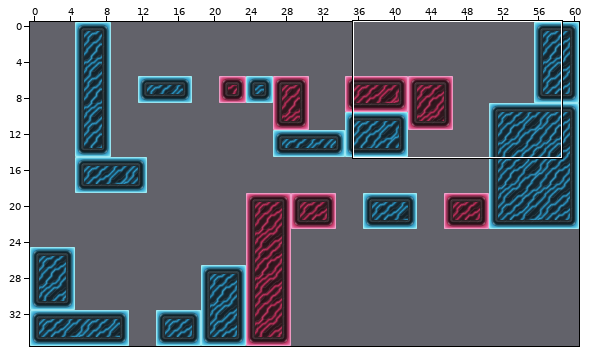
Tiled map (JSON) -- assets/maps/level1.json. Above: a wide view before the commit, with the close-up outlined.
Close-up. Old version:
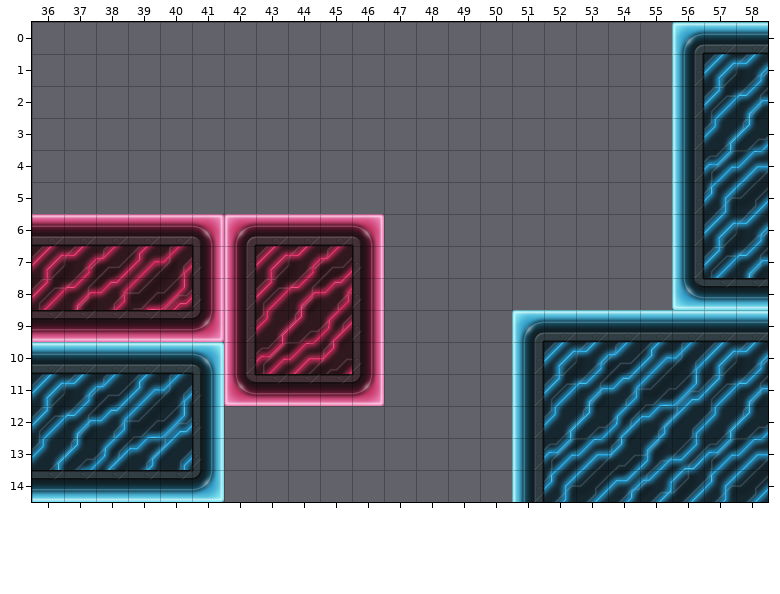
Cells are 32x32 px. Shown: x 36..58, y 0..14. The commit also changed other parts of the map, which this record leaves out.
New version:
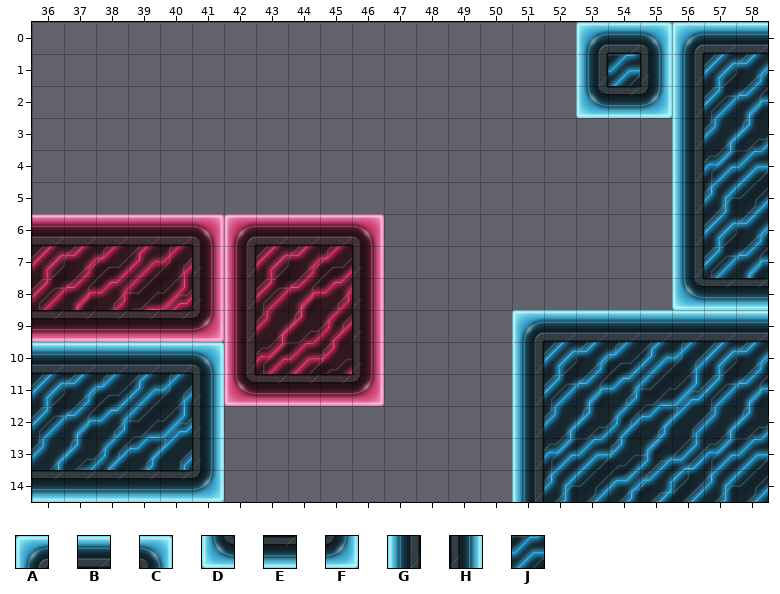
Key: from "texture32": A 0, B 1, C 2, D 3, E 4, F 5, G 6, H 7, J 24.
_ is an empty cell, . an unchanged one.
From old to new:
--- layer "solid"
@@ x 53..55 @@
- 0 ___
- 1 ___
- 2 ___
+ 0 ABC
+ 1 GJH
+ 2 DEF
Changed places in both close-ups, as pixel boxes (x1, y1, x2, y2):
added: (576, 22, 672, 118)
